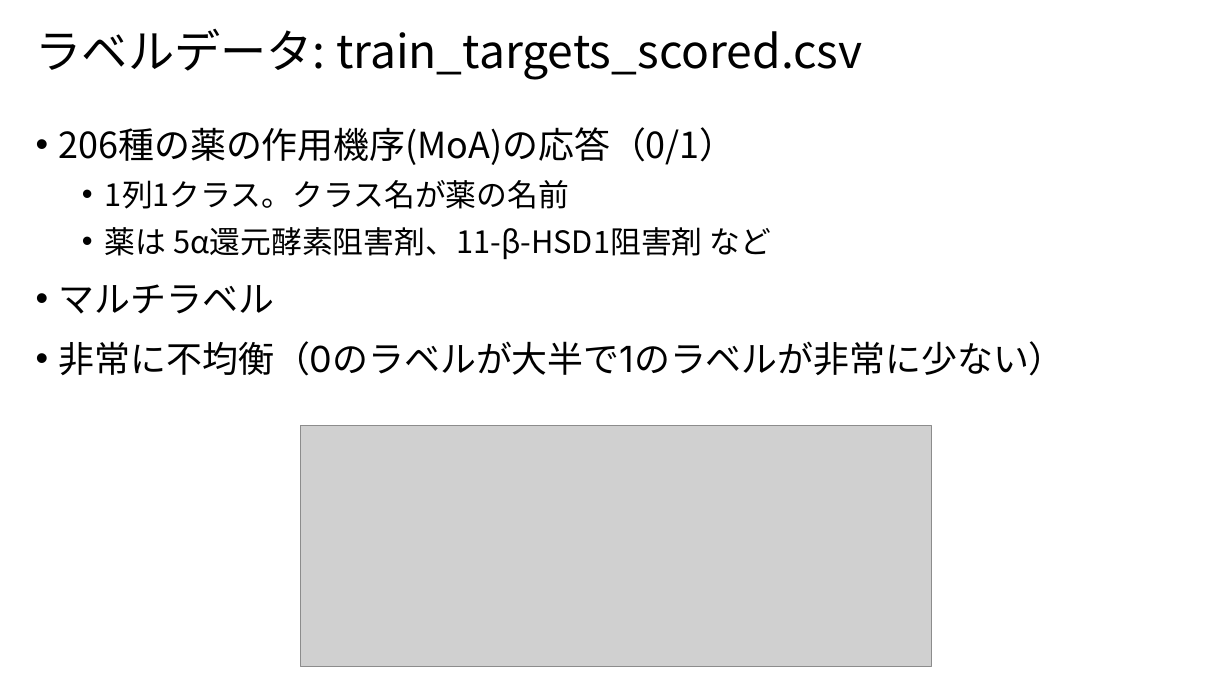
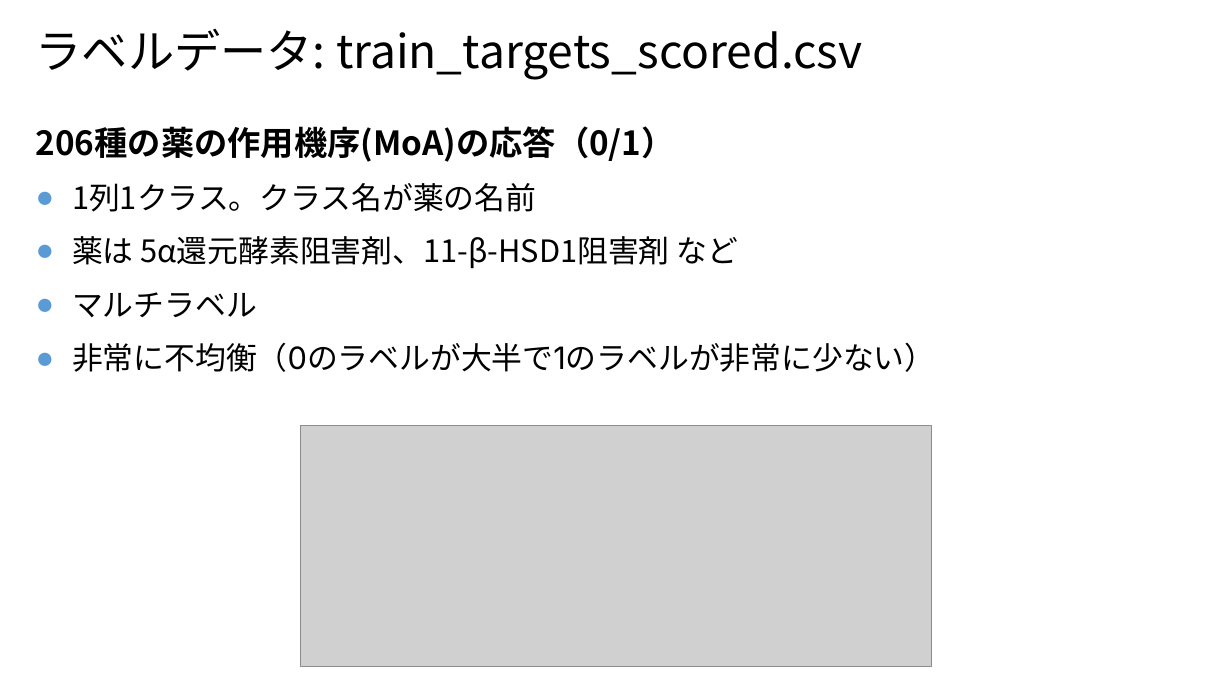
Before and after one commit to riron1206/kaggle_MoA, a slide deck: slide 5 of Kaggle_MoA.pptx. Drawn at 1232x693 pixels with LibreOffice and Linux fonts; fonts in the diff are those of the drawing; grey boxes stand for pictures. Boxes give left, top, right and bottom in pixels: in the first picture for what was removed or moved away, otherwise in the second. Text is boxed around its words. In the diff, an @@ line names an element or a change of style, - is before the commit and + after.

```diff
--- a/Kaggle_MoA.pptx
+++ b/Kaggle_MoA.pptx
@@ text "206種の薬の作用機序(MoA)の応答（0/1）" at (x1=36, y1=126, x2=936, y2=372): size 28 to 25.9 pt, bold on in "206種の薬の作用機序(MoA)の応答（0/1）"; size 24 to 24.1 pt in "1列1クラス。クラス名が薬の名前", "薬は 5α還元酵素阻害剤、11-β-HSD1阻害剤 など"; size 28 to 24.1 pt in "マルチラベル", "非常に不均衡（0のラベルが大半で1のラベルが非常に少ない）"; bullet • to none; bullet • to ●; list level 2 to 1 in "1列1クラス。クラス名が薬の名前"; list level 2 to 1 in "薬は 5α還元酵素阻害剤、11-β-HSD1阻害剤 など" @@
```
Also in this commit, not shown: 4 other slides changed, 1 other file.
